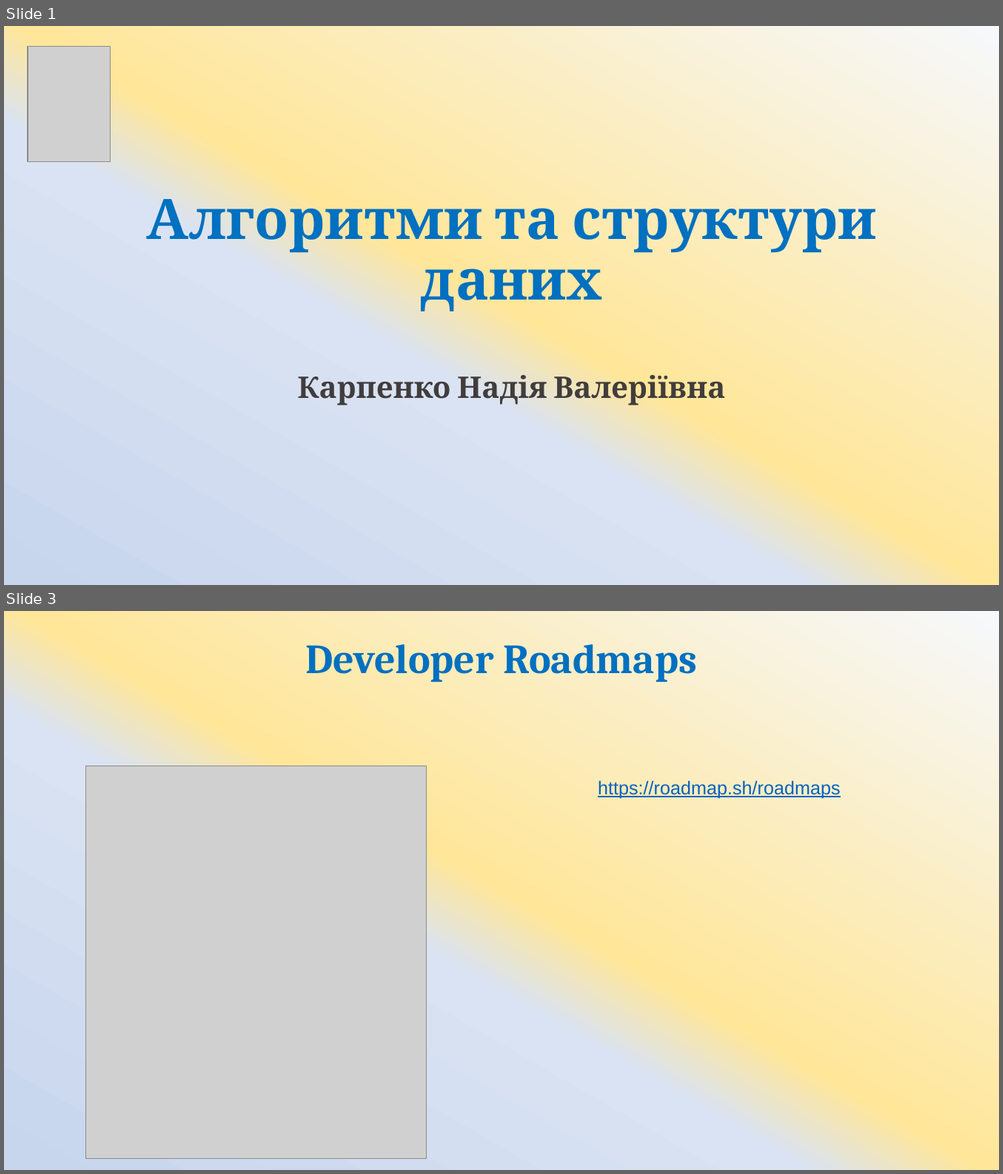
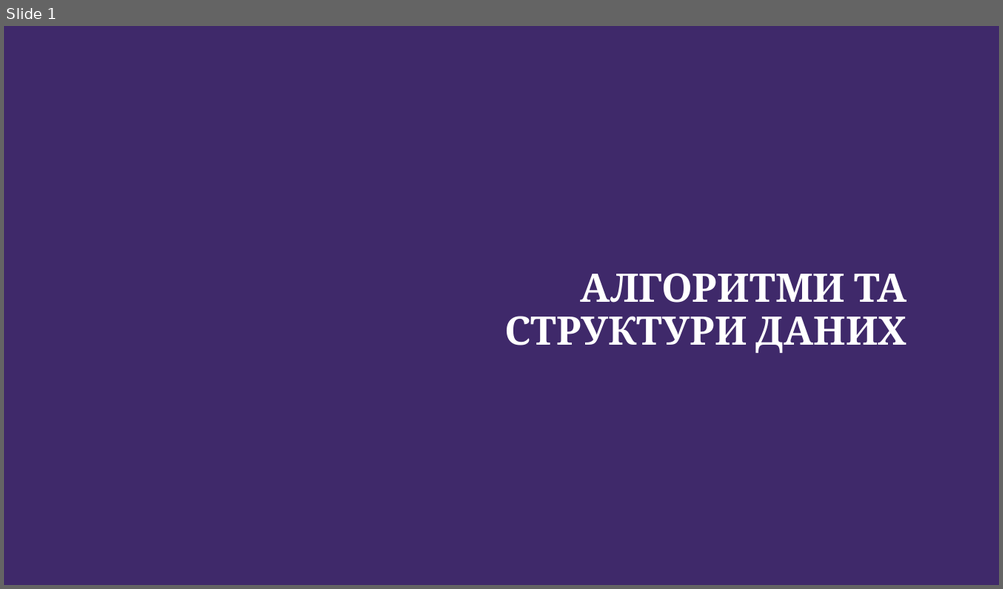
Before and after one commit to ArtemKlym/git_presentation, a slide deck: Git_1 part.pptx. Shown one above the other, each under a label of ours: slides 1 and 3 before the commit, slide 1 after it; the slides between them are not shown. The pictures are 1003x1174 and 1003x589 pixels, drawn with LibreOffice and Linux fonts; fonts in the diff are those of the drawing; grey boxes stand for pictures; background and template pictures are left out. Boxes give left, top, right and bottom in pixels: in the first picture for what was removed or moved away, otherwise in the second. Text is boxed around its words. In the diff, an @@ line names an element or a change of style, - is before the commit and + after.

```diff
--- a/Git_1 part.pptx
+++ b/Git_1 part.pptx
@@ slide 3 removed at (4,611,999,1170), background gradient #F6F8FC to #FFE699 to #DAE3F3 to #C7D5ED @@
@@ title removed at (306,644,697,682) @@
-Developer Roadmaps
@@ picture removed at (86,766,427,1159) @@
@@ text removed at (597,780,840,798) @@
-https://roadmap.sh/roadmaps
@@ slide 1 changed as well @@
@@ background gradient #F6F8FC to #FFE699 to #DAE3F3 to #C7D5ED to picture (left out) @@
@@ picture removed at (28,46,110,161) @@
@@ title at (504,273,907,353): text changed; size 54 to 38 pt; text colour #0070C0 to #FFFFFF @@
-Алгоритми та структури даних
-Карпенко Надія Валеріївна
+АЛГОРИТМИ ТА СТРУКТУРИ ДАНИХ
```
Also in this commit, not shown: 8 slides added, 27 other slides removed.
